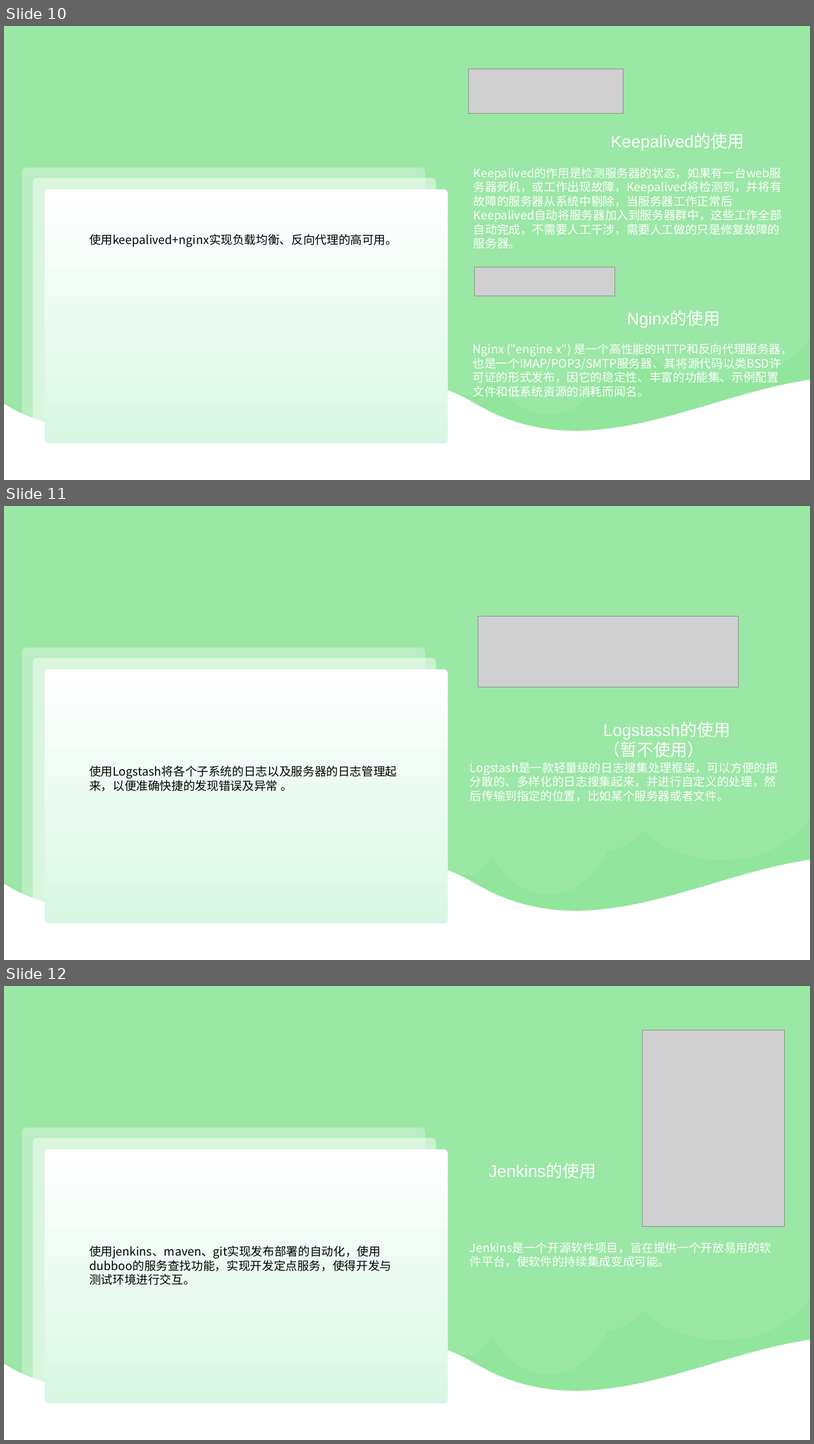
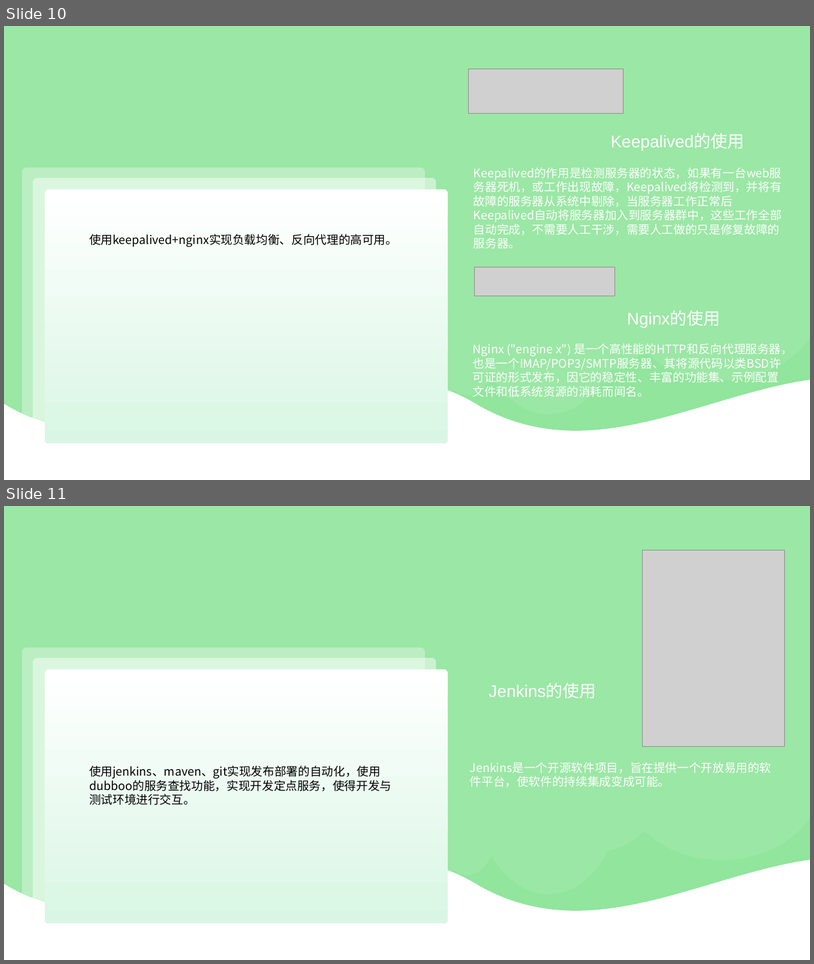
Before and after one commit to yangcanlaile/tlshop, a slide deck: 图灵双十一电商系统.pptx. Shown one above the other, each under a label of ours: slides 10, 11 and 12 before the commit, slides 10 and 11 after it. The pictures are 814x1444 and 814x964 pixels, drawn with LibreOffice and Linux fonts; fonts in the diff are those of the drawing; grey boxes stand for pictures. Boxes give left, top, right and bottom in pixels: in the first picture for what was removed or moved away, otherwise in the second. Text is boxed around its words. In the diff, an @@ line names an element or a change of style, - is before the commit and + after.

```diff
--- a/图灵双十一电商系统.pptx
+++ b/图灵双十一电商系统.pptx
@@ slide 11 removed at (4, 506, 810, 960), background #FFFFFF @@
@@ freeform shape removed at (4, 506, 810, 910) @@
@@ freeform shape removed at (4, 506, 810, 960) @@
@@ picture removed at (478, 616, 738, 687) @@
@@ rounded rectangle removed at (22, 648, 426, 901) @@
@@ rounded rectangle removed at (33, 658, 437, 912) @@
@@ rounded rectangle removed at (45, 669, 448, 924) @@
@@ text removed at (603, 723, 731, 757) @@
-Logstassh的使用（暂不使用）
@@ text removed at (89, 765, 397, 791) @@
-使用Logstash将各个子系统的日志以及服务器的日志管理起来，以便准确快捷的发现错误及异常 。
@@ text removed at (470, 762, 778, 801) @@
-Logstash是一款轻量级的日志搜集处理框架，可以方便的把分散的、多样化的日志搜集起来，并进行自定义的处理，然后传输到指定的位置，比如某个服务器或者文件。
@@ what was slide 12 is now slide 11 @@
```
Also in this commit, not shown: 1 slide changed, 5 other files.
